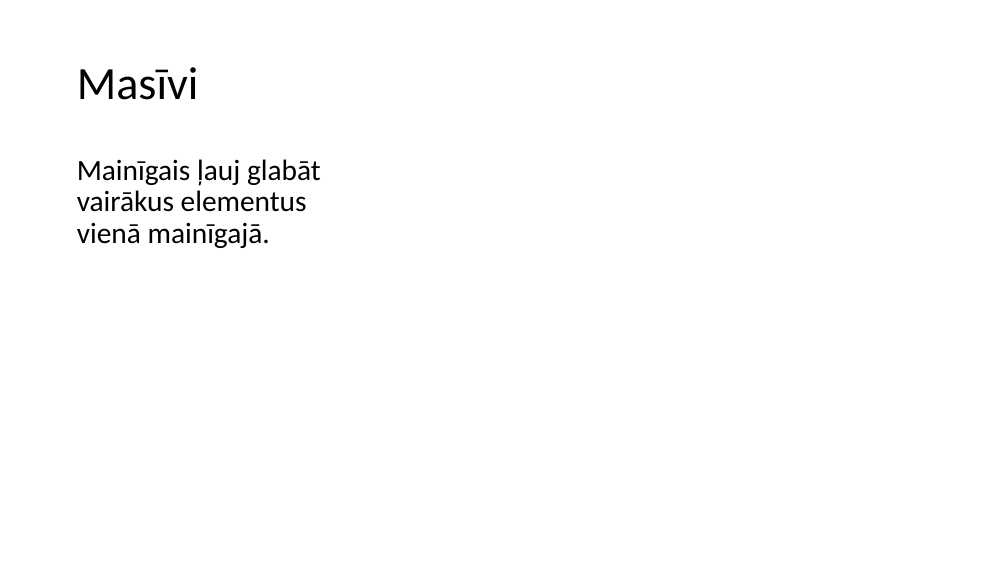
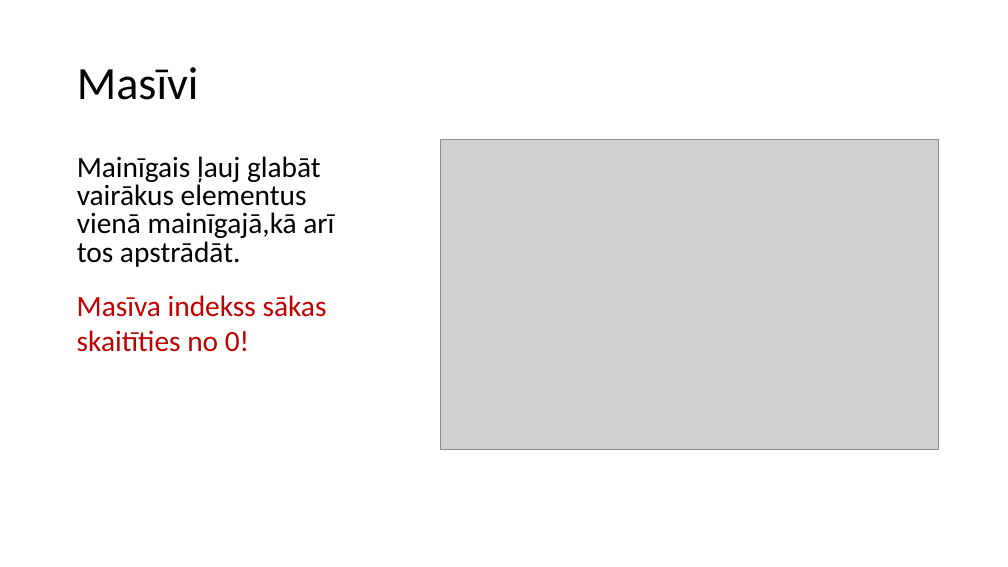
Before and after one commit to TBumerts/Eksamena_Darbs, a slide deck: slide 7 of Bumerts_InformativaisMaterials.pptx. Drawn at 1008x567 pixels with LibreOffice and Linux fonts; fonts in the diff are those of the drawing; grey boxes stand for pictures. Boxes give left, top, right and bottom in pixels: in the first picture for what was removed or moved away, otherwise in the second. Text is boxed around its words. In the diff, an @@ line names an element or a change of style, - is before the commit and + after.

```diff
--- a/Bumerts_InformativaisMaterials.pptx
+++ b/Bumerts_InformativaisMaterials.pptx
@@ picture added at bbox=[440, 140, 938, 449] @@
@@ text at bbox=[77, 156, 334, 267]: text changed @@
-Mainīgais ļauj glabāt vairākus elementus vienā mainīgajā.
+Mainīgais ļauj glabāt vairākus elementus vienā mainīgajā,kā arī tos apstrādāt.
@@ text added at bbox=[77, 295, 327, 352], 28 pt, text #C00000 @@
+Masīva indekss sākas skaitīties no 0!
```
Also in this commit, not shown: 6 other slides changed, 1 other file.
